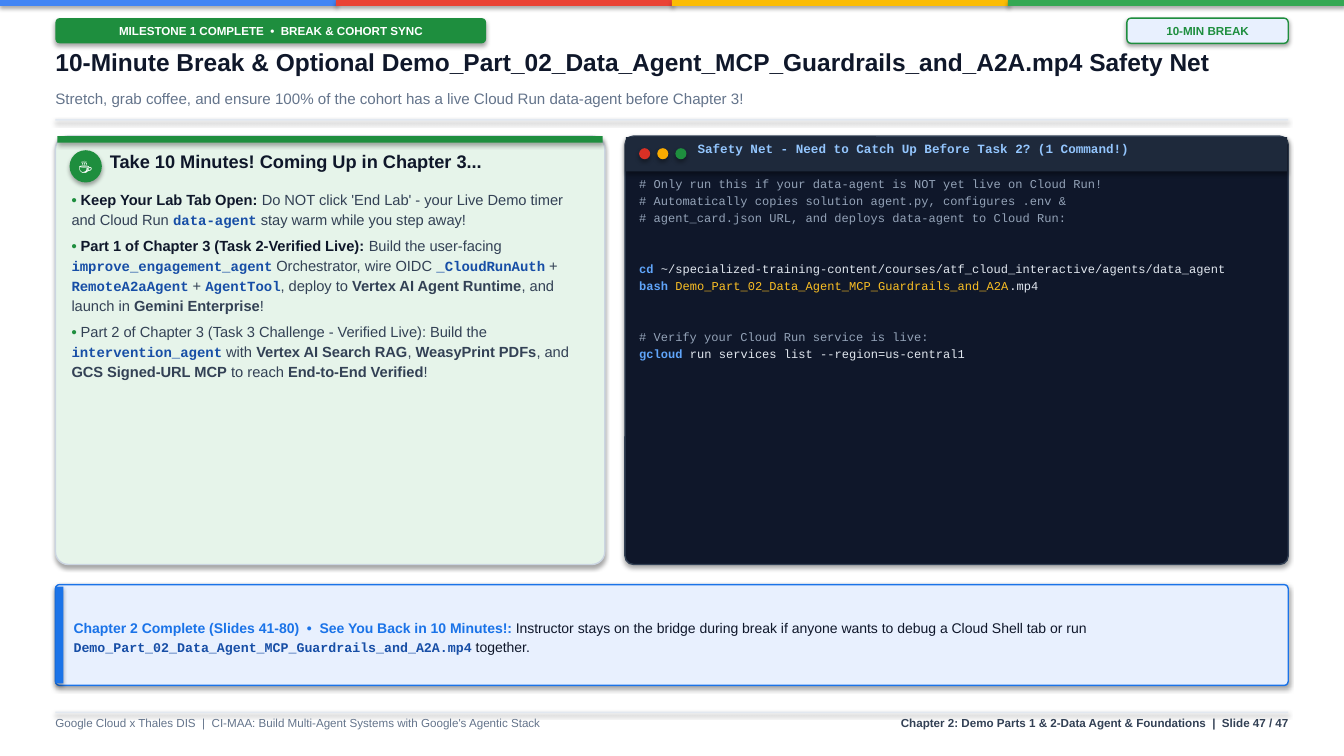
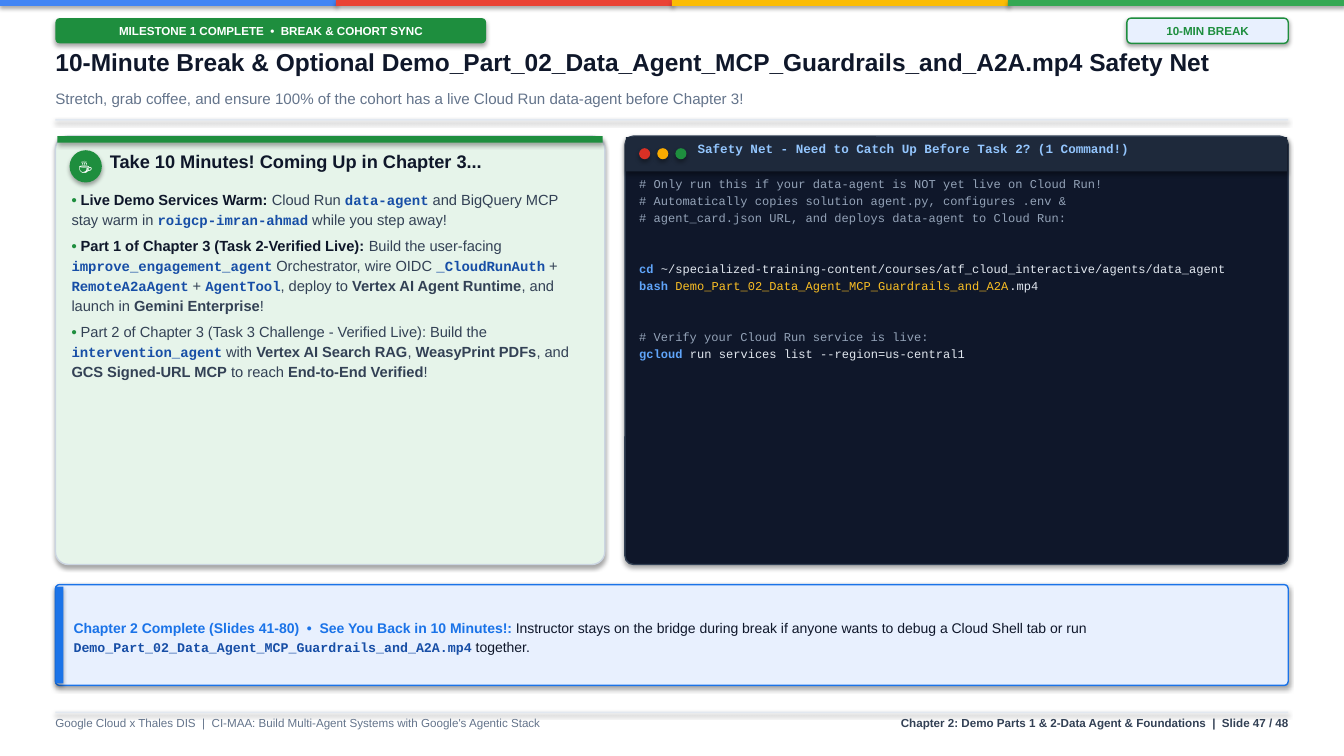
Before and after one commit to cloudanum/nov-build-multi-agent-systems-with-googles-agentic-stack-demo, a slide deck: slide 47 of custom_contents/Instructor-facing/slides/Chapter_02_Demo_Part1_2_Data_Agent_and_Foundations_Instructor.pptx. Drawn at 1344x756 pixels with LibreOffice and Linux fonts; fonts in the diff are those of the drawing. Boxes give left, top, right and bottom in pixels: in the first picture for what was removed or moved away, otherwise in the second. Text is boxed around its words. In the diff, an @@ line names an element or a change of style, - is before the commit and + after.

Commit message:
Upgrade to 3 chapter-specific 10-question Kahoots (Ch1, Ch2, Ch3) live on create.kahoot.it

```diff
--- a/custom_contents/Instructor-facing/slides/Chapter_02_Demo_Part1_2_Data_Agent_and_Foundations_Instructor.pptx
+++ b/custom_contents/Instructor-facing/slides/Chapter_02_Demo_Part1_2_Data_Agent_and_Foundations_Instructor.pptx
@@ text at <box>72,194,558,228</box>: text changed; bold on @@
-• Keep Your Lab Tab Open: Do NOT click 'End Lab' - your Live Demo timer and Cloud Run data-agent stay warm while you step away!
+• Live Demo Services Warm: Cloud Run data-agent and BigQuery MCP stay warm in roigcp-imran-ahmad while you step away!
@@ text at <box>901,718,1288,730</box>: text changed @@
-Chapter 2: Demo Parts 1 & 2-Data Agent & Foundations | Slide 47 / 47
+Chapter 2: Demo Parts 1 & 2-Data Agent & Foundations | Slide 47 / 48
```
Also in this commit, not shown: 46 other slides changed, 1 slide added, 25 other files.
